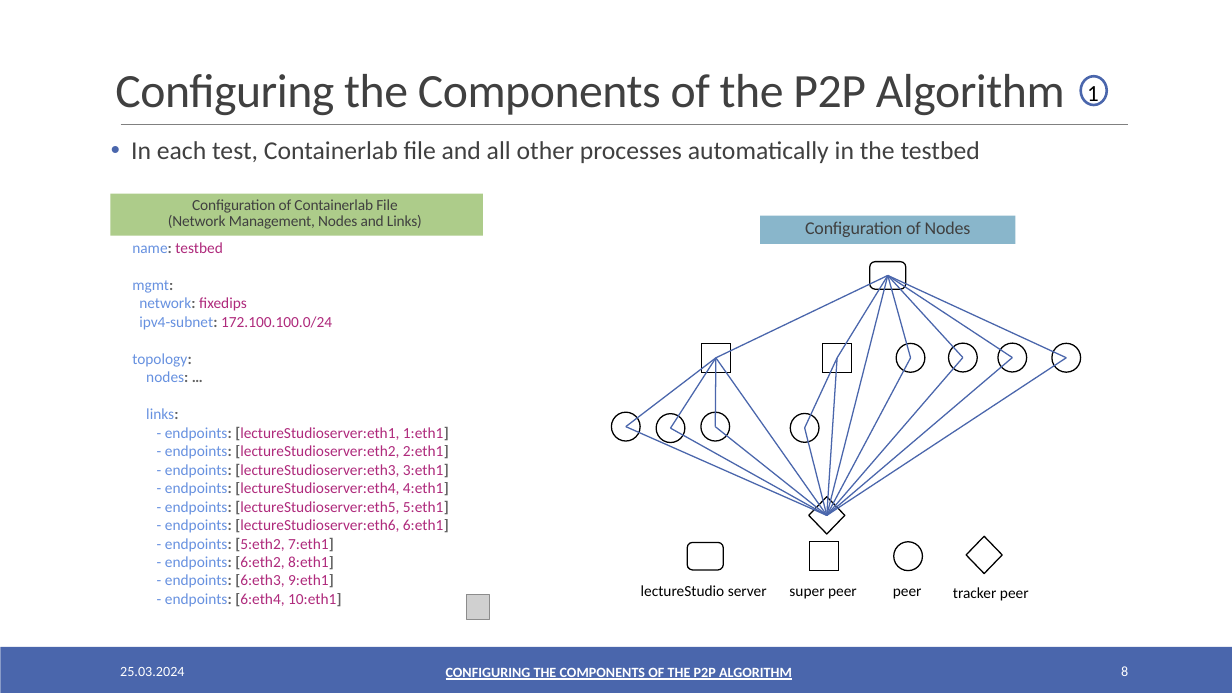
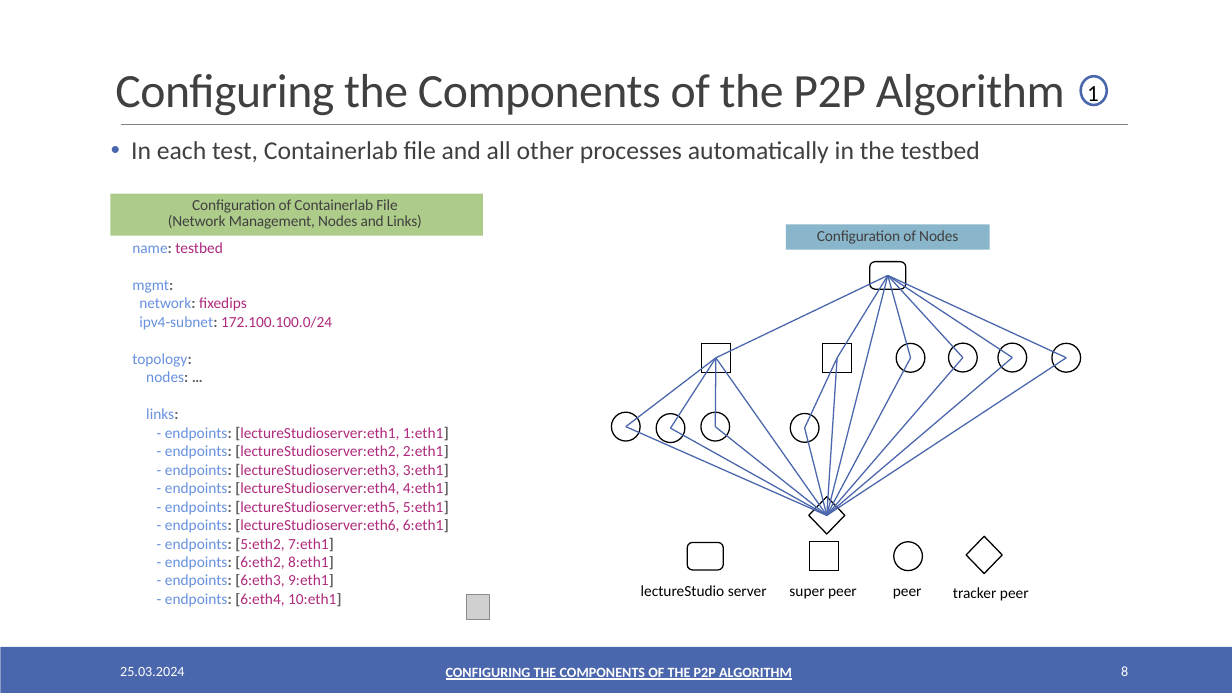
Before and after one commit to oezcankaraca/abschlussvortrag, a slide deck: slide 8 of Abschlussvortrag.pptx. Drawn at 1232x693 pixels with LibreOffice and Linux fonts; fonts in the diff are those of the drawing; grey boxes stand for pictures. Boxes give left, top, right and bottom in pixels: in the first picture for what was removed or moved away, otherwise in the second. Text is boxed around its words. In the diff, an @@ line names an element or a change of style, - is before the commit and + after.

```diff
--- a/Abschlussvortrag.pptx
+++ b/Abschlussvortrag.pptx
@@ rectangle "Configuration of Nodes": place and size @@
-rectangle "Configuration of Nodes" at bbox=[761, 215, 1016, 244]
+rectangle "Configuration of Nodes" at bbox=[787, 225, 990, 250]
@@ rectangle "Configuration of Nodes" at bbox=[787, 225, 990, 250]: size 14 to 12 pt @@
```
Also in this commit, not shown: 3 other slides changed, 2 other files.
